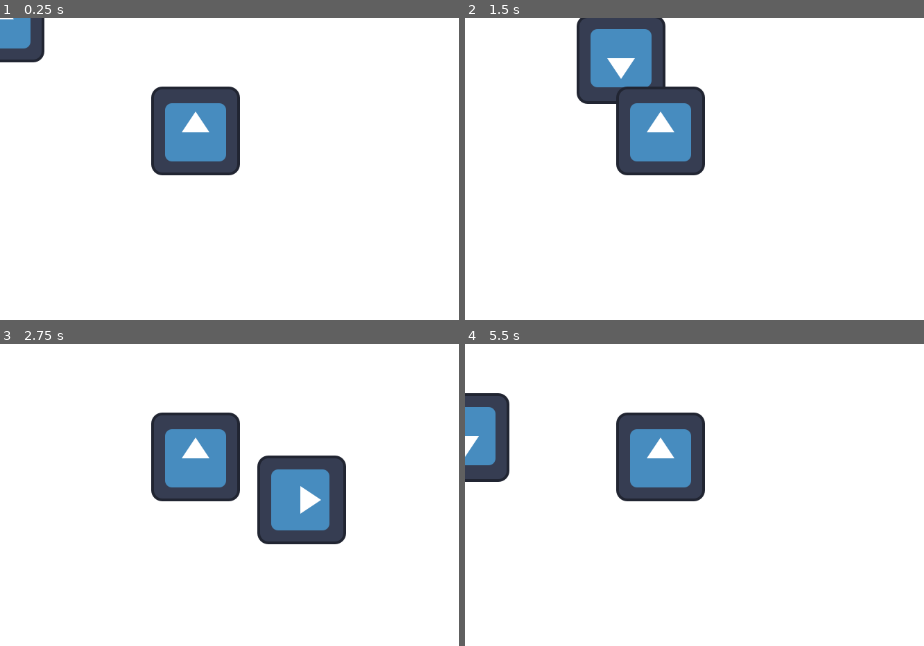
Above: before the commit, frames 1-4 (two rows, left to right).
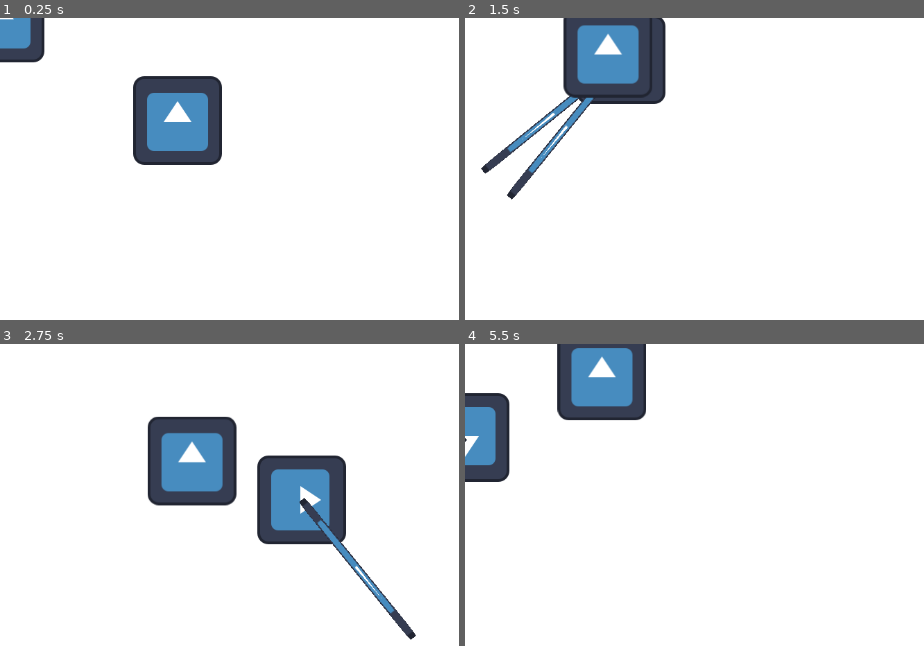
Above: after the commit, the same moments.

Repository: zwack32/crypt_of_the_silver_phoenix
Game: Godot game, scene res://test_world.tscn
Two runs of this game, one before a commit and one after it. Both use one fixed random seed, a clock stepped at 60 frames per second and the inputs below. The engine's default icon, where the game draws it, is replaced by a stand-in: a white triangle on a blue panel in a dark square.
Inputs (mouse positions are in pixels of both pictures, inside the frame that each line leads up to):
- Up to frame 1 (0.25 s): no input
- Up to frame 2 (1.5 s): move the mouse to (outside the picture) at 0.52 s; hold D (move_right) 0.53-1.28 s; click (outside the picture) at 0.6 s; move the mouse to (703, 265) at 1.27 s; hold S (move_down) from 1.28 s (still down); click (703, 265) at 1.35 s
- Up to frame 3 (2.75 s): move the mouse to (outside the picture) at 2.02 s; release S (move_down) at 2.03 s; hold D (move_right) from 2.03 s (still down); right-click (outside the picture) at 2.1 s; click (outside the picture) at 2.3 s
- Up to frame 4 (5.5 s): move the mouse to (outside the picture) at 2.77 s; release D (move_right) at 2.78 s; hold W (move_up) 2.78-3.53 s; click (outside the picture) at 2.85 s; move the mouse to (outside the picture) at 3.52 s; hold A (move_left) 3.53-5.03 s; click (outside the picture) at 3.6 s; move the mouse to (625, 501) at 4.27 s; right-click (625, 501) at 4.35 s; click (625, 501) at 4.55 s; move the mouse to (905, 567) at 5.02 s; hold S (move_down) from 5.03 s (still down); click (905, 567) at 5.1 s

The runs differ from the first frame. In frame 1, 5.9% of the frame differs, in the area x 28-53%, y 19-53%; in frame 2, 9.5%; in frame 3, 3.4%; in frame 4, 10%, in the area x 0-53%, y 0-53%.
Error before the commit: Parse Error: Expected indented block after function declaration. (res://Enemy.gd:35)

Commit message:
Melee vs player detection

Diff:
--- a/Enemy.gd
+++ b/Enemy.gd
@@ -33,13 +33,19 @@
 
 #Hit player
 func _on_area_entered(area):
+	if area is MeleeWeapon:
+		print("is melee")
+	elif area is Player:
+		print("player takes damage")
+
 	#print(area.get_parent().get_children())
 	#if area == player:
 	#	player.deal_damage(enemy_atk)
 	#	print("player")
-	#else: #area == weapon:
+	#sssssselse: #area == weapon:
 	#	enemy_take_damage(player.get_player_atk(), enemy_def, enemy_health, sword_str)
 	#	print("weapon")
+	pass
 
 
 
--- a/Player.gd
+++ b/Player.gd
@@ -123,3 +123,6 @@
 	if health <=0:
 		health = 0
 		on_death()
+
+func is_player():
+	pass
--- a/test_world.tscn
+++ b/test_world.tscn
@@ -16,3 +16,4 @@
 [node name="Enemy" parent="." node_paths=PackedStringArray("player") instance=ExtResource("2_6imu3")]
 position = Vector2(282, 163)
 player = NodePath("../Player")
+speed = 2.0
--- /dev/null
+++ b/weapons/melee_weapon.gd
@@ -0,0 +1,12 @@
+extends Area2D
+class_name MeleeWeapon
+
+
+# Called when the node enters the scene tree for the first time.
+func _ready():
+	pass # Replace with function body.
+
+
+# Called every frame. 'delta' is the elapsed time since the previous frame.
+func _process(delta):
+	pass
--- a/weapons/test_stick.gd
+++ b/weapons/test_stick.gd
@@ -1,4 +1,4 @@
-extends Area2D
+extends MeleeWeapon
 
 @onready var collision_shape_2d = $CollisionShape2D
 @export var player: Player
@@ -23,3 +23,6 @@
 	var new_enemy_health = enemy_hp
 	new_enemy_health -= (clamp(player_atk+str-enemy_def, 0, 9999999))+str
 	#actually do the damage here
+
+func is_weapon():
+	pass
